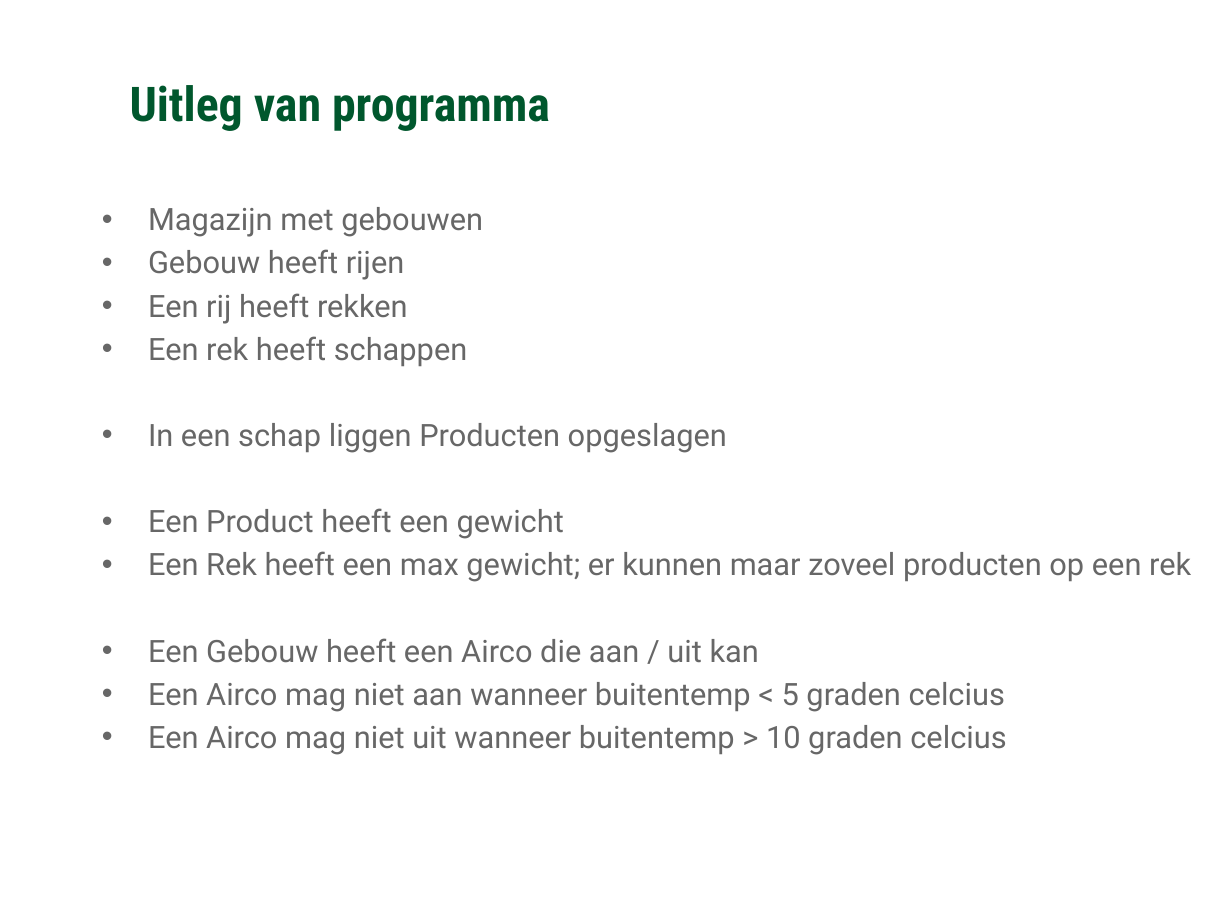
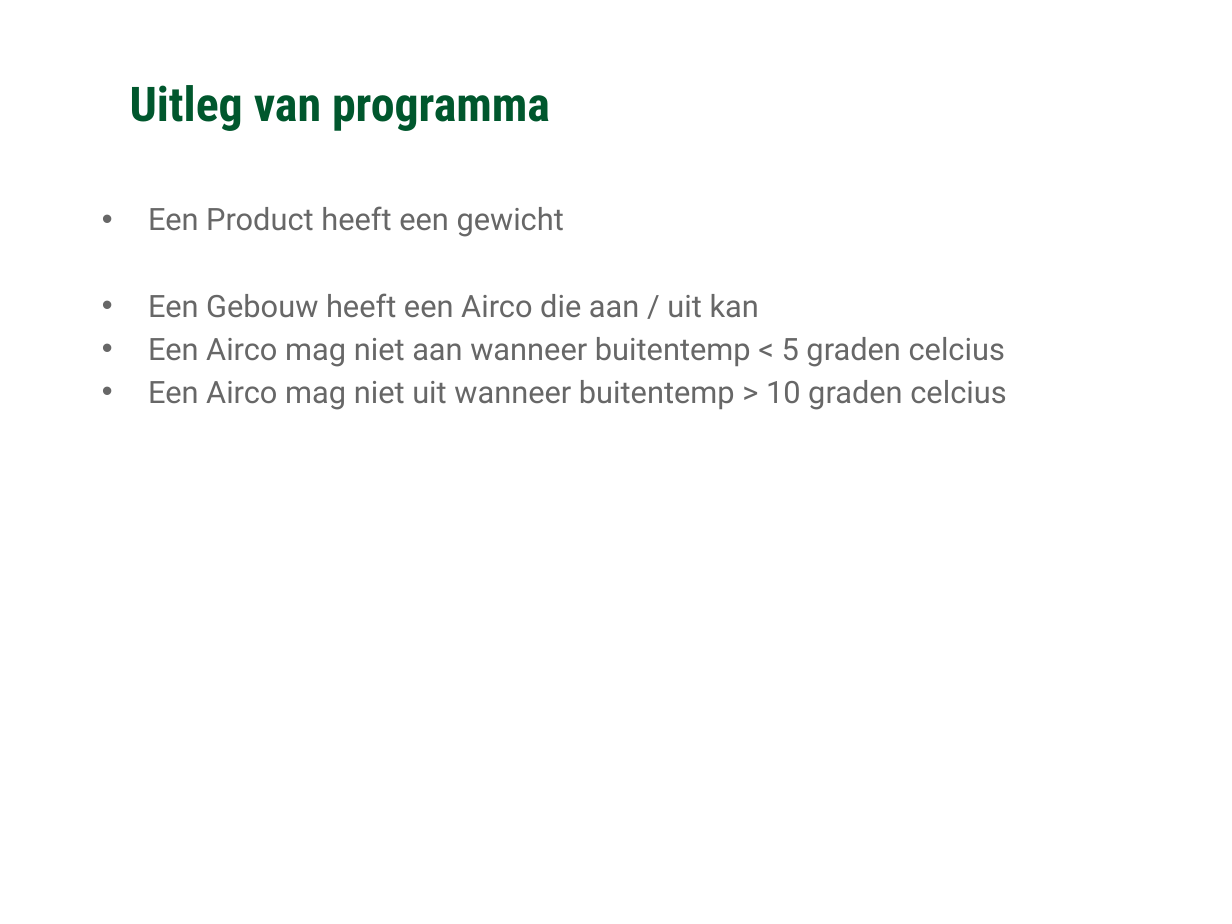
Before and after one commit to Ozindar/GCUnitTestDojo, a slide deck: slide 4 of warehouse/Coding Kata - Warehouse - startin with Unit Testing.pptx (slide 3 before the commit). Drawn at 1232x924 pixels with LibreOffice and Linux fonts; fonts in the diff are those of the drawing; background and template pictures are left out. Boxes give left, top, right and bottom in pixels: in the first picture for what was removed or moved away, otherwise in the second. Text is boxed around its words. In the diff, an @@ line names an element or a change of style, - is before the commit and + after.

```diff
--- a/warehouse/Coding Kata - Warehouse - startin with Unit Testing.pptx
+++ b/warehouse/Coding Kata - Warehouse - startin with Unit Testing.pptx
@@ text at [148, 207, 727, 453]: paragraphs removed @@
-• Magazijn met gebouwen
-• Gebouw heeft rijen
-• Een rij heeft rekken
-• Een rek heeft schappen
-• In een schap liggen Producten opgeslagen
@@ text at [148, 551, 1191, 582]: paragraph removed @@
-• Een Rek heeft een max gewicht; er kunnen maar zoveel producten op een rek
```
Also in this commit, not shown: 1 other slide changed, 2 other files.
